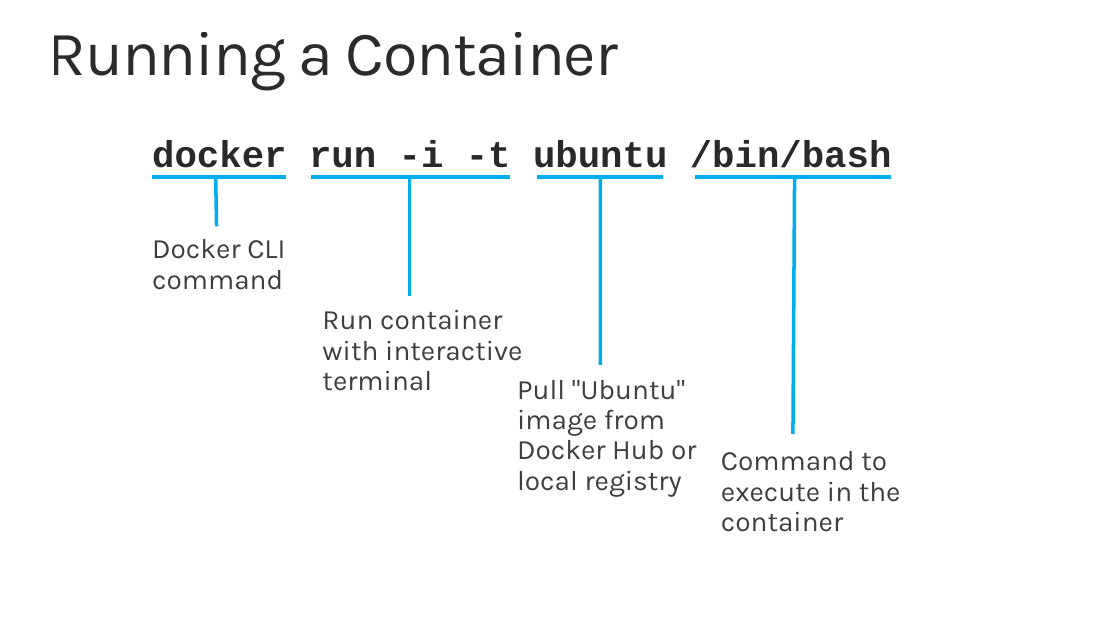
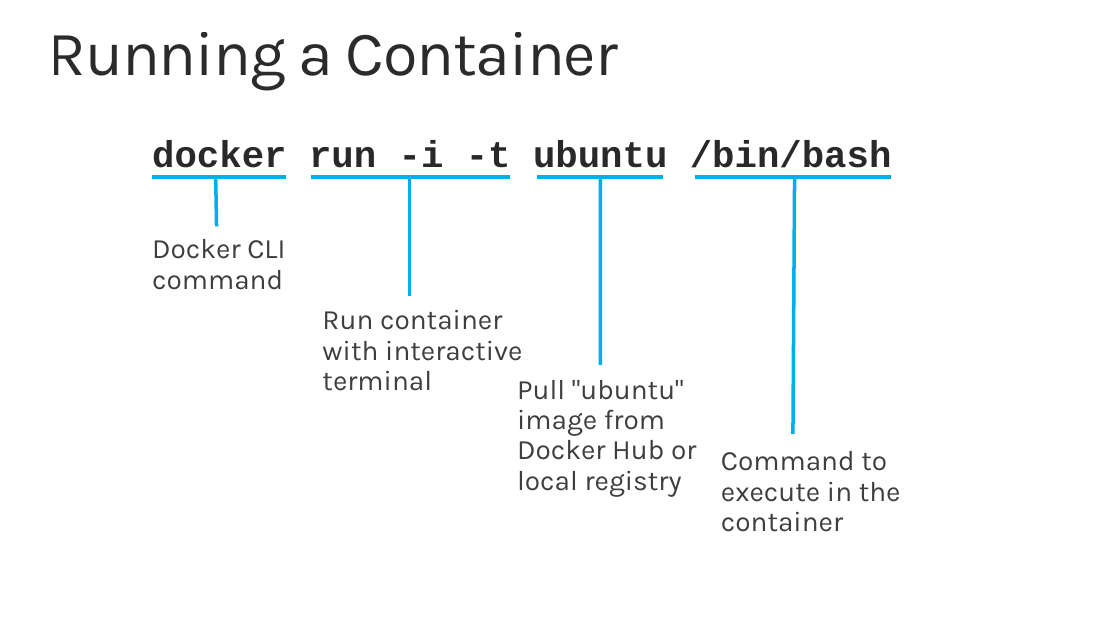
Before and after one commit to MSRConnections/Azure-training-course, a slide deck: slide 6 of Content/Container Service/Azure Container Service.pptx. Drawn at 1120x630 pixels with LibreOffice and Linux fonts; fonts in the diff are those of the drawing. Boxes give left, top, right and bottom in pixels: in the first picture for what was removed or moved away, otherwise in the second. Text is boxed around its words. In the diff, an @@ line names an element or a change of style, - is before the commit and + after.

```diff
--- a/Content/Container Service/Azure Container Service.pptx
+++ b/Content/Container Service/Azure Container Service.pptx
@@ text at box(517, 380, 696, 496): text changed @@
-Pull "Ubuntu" image from Docker Hub or local registry
+Pull "ubuntu" image from Docker Hub or local registry
```
